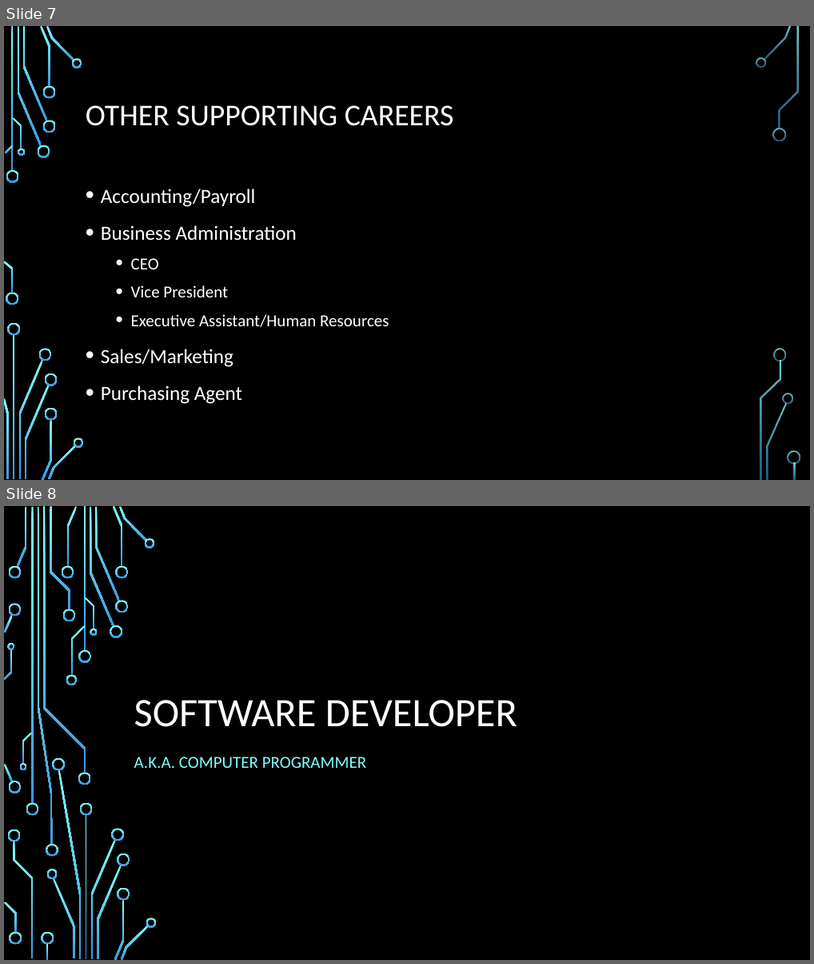
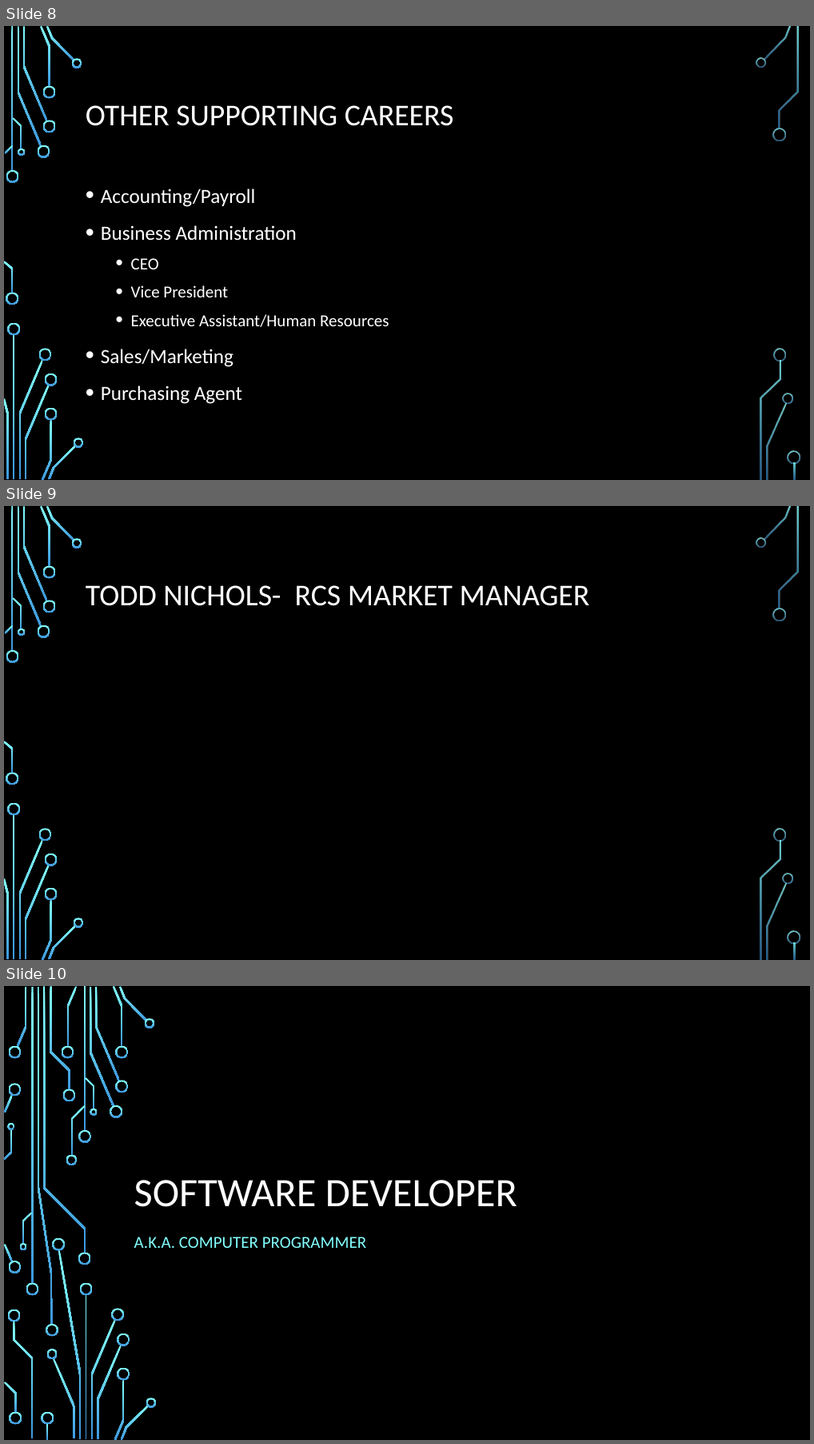
Before and after one commit to daviddcbud/TrainingApp, a slide deck: PowerPointSlids.pptx. Shown one above the other, each under a label of ours: slides 7 and 8 before the commit, slides 8, 9 and 10 after it. The pictures are 814x964 and 814x1444 pixels, drawn with LibreOffice and Linux fonts; fonts in the diff are those of the drawing; background and template pictures are left out. Boxes give left, top, right and bottom in pixels: in the first picture for what was removed or moved away, otherwise in the second. Text is boxed around its words. In the diff, an @@ line names an element or a change of style, - is before the commit and + after.

```diff
--- a/PowerPointSlids.pptx
+++ b/PowerPointSlids.pptx
@@ slide 9 added at bbox=[4, 506, 810, 960], background picture (left out); not listed: 36 template elements that a slide beside it also shows @@
@@ title added at bbox=[86, 585, 590, 606], 36 pt, text #FFFFFF @@
+TODD NICHOLS- RCS MARKET MANAGER
@@ what was slide 7 is now slide 8 @@
@@ what was slide 8 is now slide 10 @@
```
Also in this commit, not shown: 6 slides changed, 1 other slide added, 1 other file.
